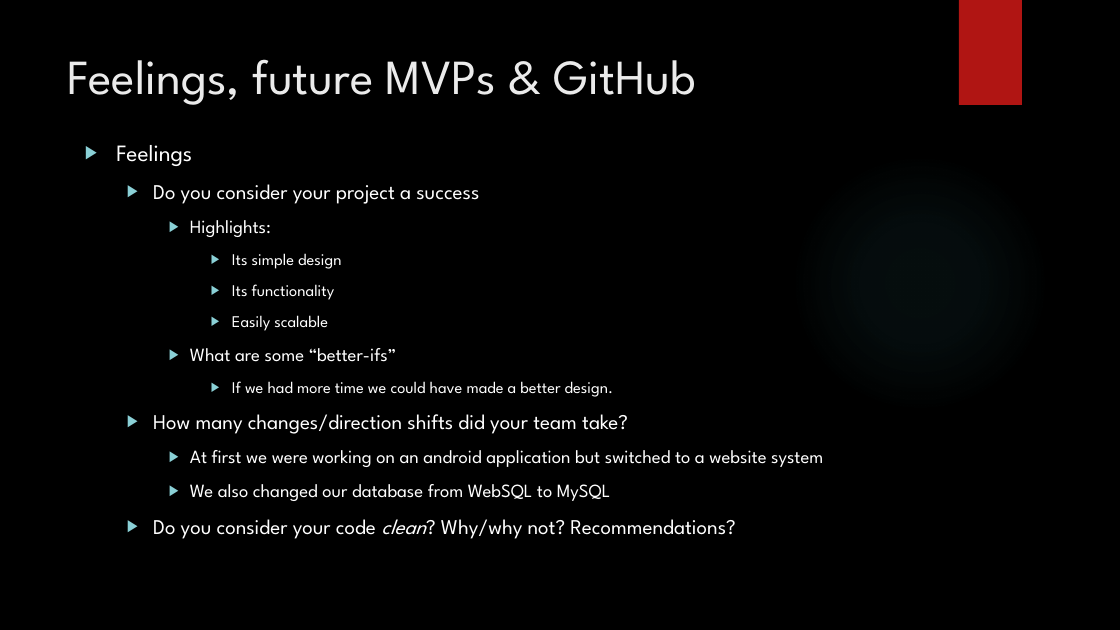
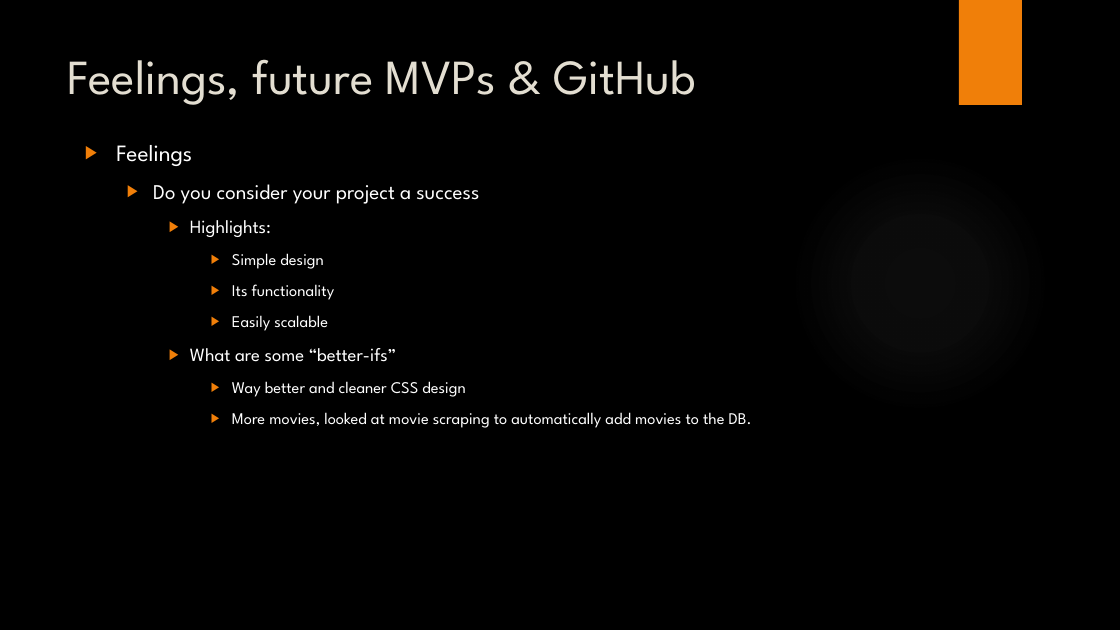
Before and after one commit to alpacamusical/Project-ENSE-374, a slide deck: slide 8 of Documentation/Milestone 4.pptx (slide 6 before the commit). Drawn at 1120x630 pixels with LibreOffice and Linux fonts; fonts in the diff are those of the drawing; background and template pictures are left out. Boxes give left, top, right and bottom in pixels: in the first picture for what was removed or moved away, otherwise in the second. Text is boxed around its words. In the diff, an @@ line names an element or a change of style, - is before the commit and + after.

```diff
--- a/Documentation/Milestone 4.pptx
+++ b/Documentation/Milestone 4.pptx
@@ rectangle at [959, 0, 1022, 105]: fill #B01513 to #F07F09 @@
@@ title "Feelings, future MVPs & GitHub" at [68, 59, 696, 105]: text colour #EBEBEB to #E3DED1 @@
@@ text at [116, 145, 479, 362]: bullet colour #8AD0D6 to #F07F09 @@
@@ text at [232, 253, 323, 269]: text changed @@
-      ▶ Its simple design
+      ▶ Simple design
@@ text at [232, 381, 752, 428]: text changed; size 16 to 14 pt @@
-      ▶ If we had more time we could have made a better design.
-  ▶ How many changes/direction shifts did your team take?
-    ▶ At first we were working on an android application but switched to a website system
-    ▶ We also changed our database from WebSQL to MySQL
-  ▶ Do you consider your code clean? Why/why not? Recommendations?
+      ▶ Way better and cleaner CSS design
+      ▶ More movies, looked at movie scraping to automatically add movies to the DB.
```
Also in this commit, not shown: 7 other slides changed, 3 slides added.
